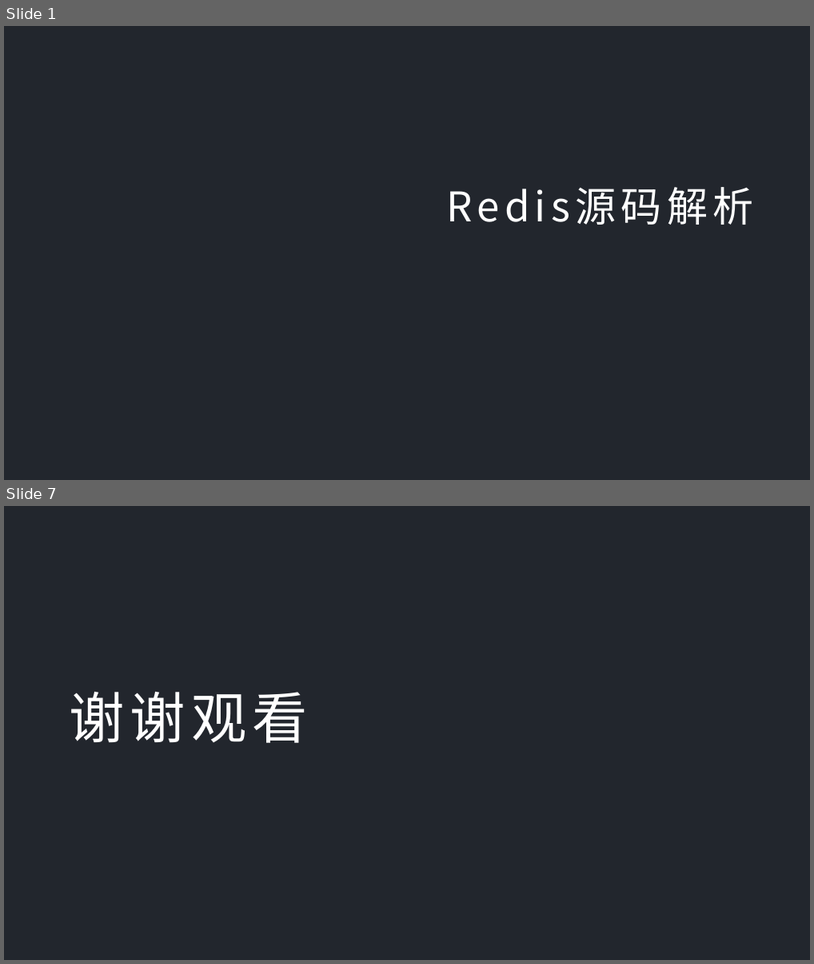
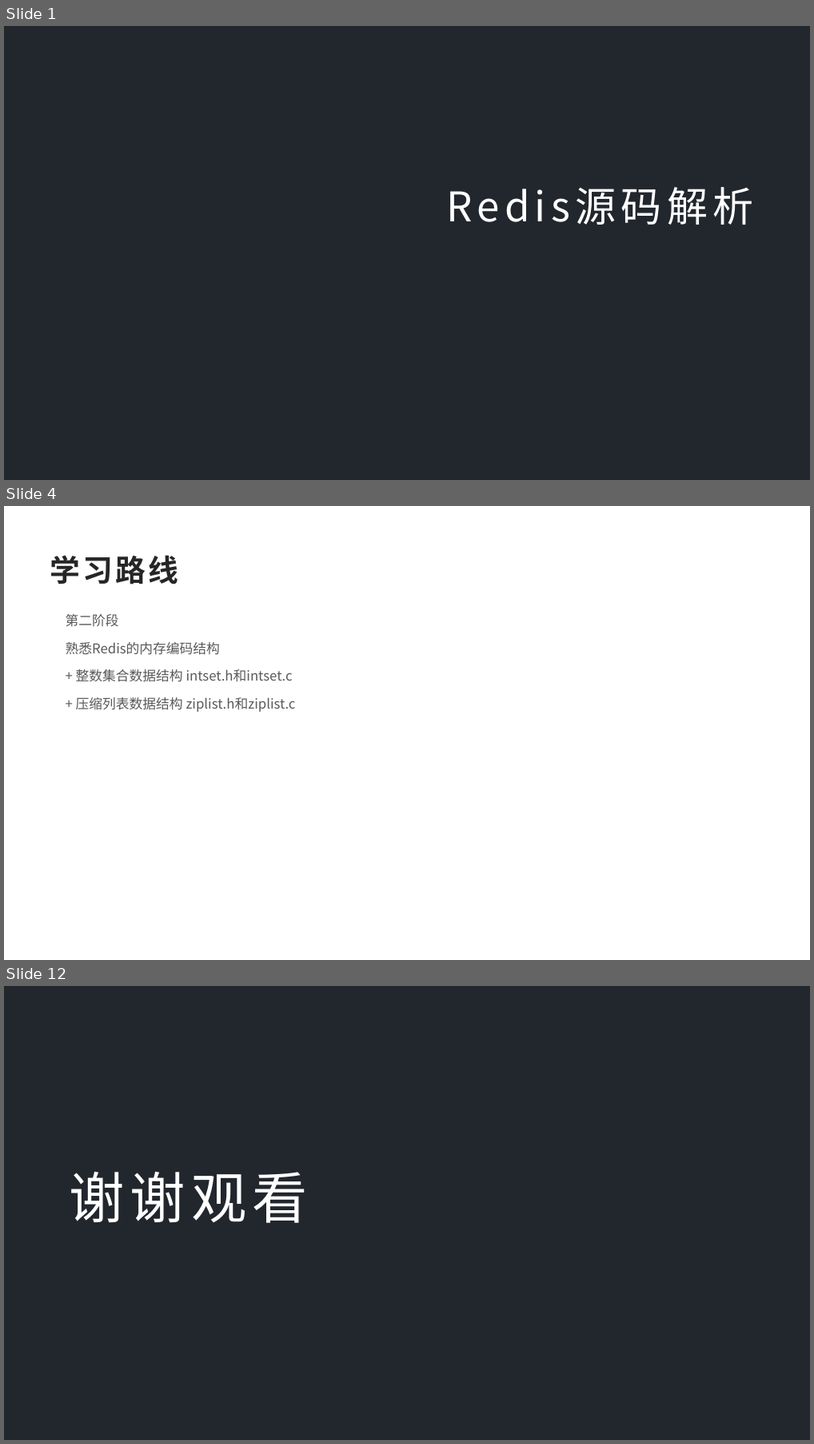
Before and after one commit to dylan7168/springcloud, a slide deck: document/SpringCloud融会贯通/07-Redis源码解析.pptx. Shown one above the other, each under a label of ours: slides 1 and 7 before the commit, slides 1, 4 and 12 after it; the slides between them are not shown. The pictures are 814x964 and 814x1444 pixels, drawn with LibreOffice and Linux fonts; fonts in the diff are those of the drawing; background and template pictures are left out. Boxes give left, top, right and bottom in pixels: in the first picture for what was removed or moved away, otherwise in the second. Text is boxed around its words. In the diff, an @@ line names an element or a change of style, - is before the commit and + after.

```diff
--- a/document/SpringCloud融会贯通/07-Redis源码解析.pptx
+++ b/document/SpringCloud融会贯通/07-Redis源码解析.pptx
@@ slide 4 added at (4,506,810,960), background #FFFFFF @@
@@ text added at (50,555,178,584), 36 pt, text #262626, bold @@
+学习路线
@@ text added at (66,614,296,712), 16 pt, text #595959 @@
+第二阶段
+熟悉Redis的内存编码结构
++ 整数集合数据结构 intset.h和intset.c
++ 压缩列表数据结构 ziplist.h和ziplist.c
@@ what was slide 7 is now slide 12 @@
```
Also in this commit, not shown: 3 slides changed, 6 other slides added, 2 slides removed, 5 other files.
